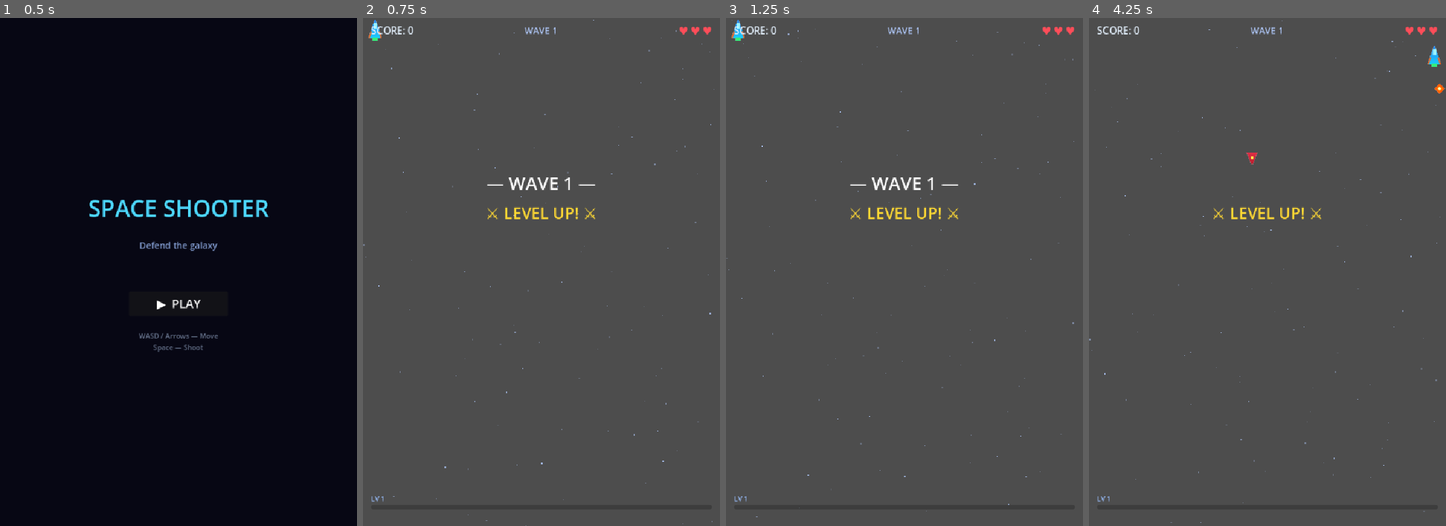
Above: before the commit, frames 1-4 (left to right).
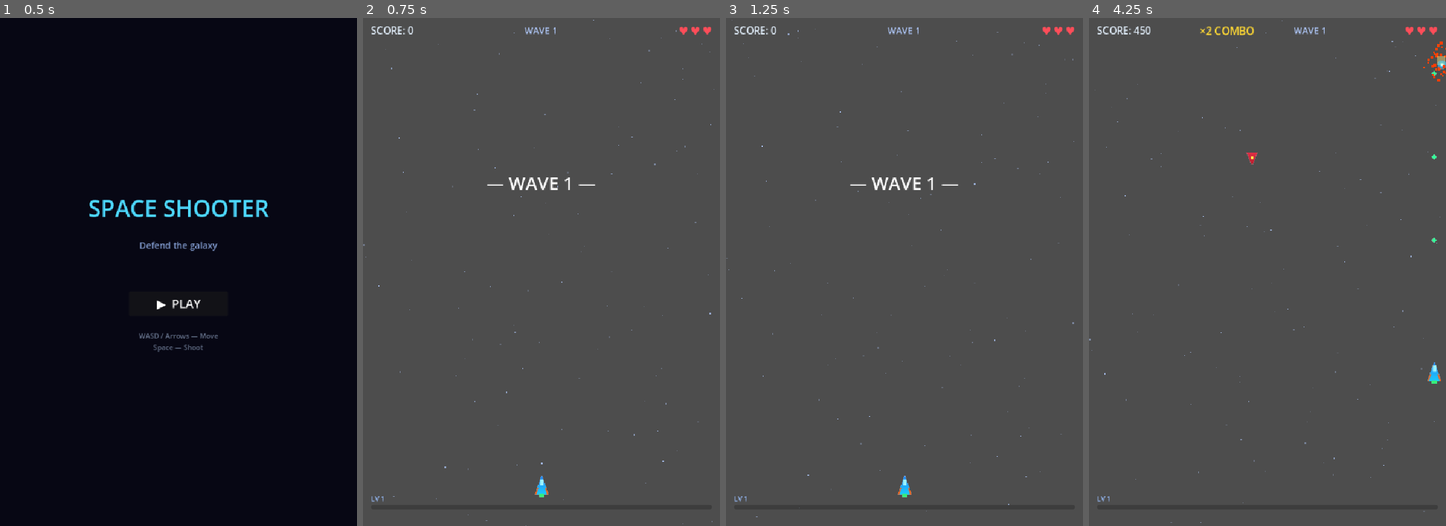
Above: after the commit, the same moments.

Repository: DiscM/Farinuff-Flight
Game: Godot game, scene res://ui/main_menu.tscn
Same seed, same stepped clock (60 frames per second), same inputs: the game is played once before the commit and once after it.
Inputs:
- Up to frame 1 (0.5 s): no input
- Up to frame 2 (0.75 s): click "▶ PLAY" at 0.5 s
- Up to frame 3 (1.25 s): no input
- Up to frame 4 (4.25 s): hold D (move_right) 1.28-2.03 s; hold Space (shoot) 1.28-2.03 s; hold S (move_down) 2.03-2.78 s; tap Space (shoot) at 2.1, 3.6 s; hold D (move_right) 2.78-3.53 s; hold Space (shoot) 2.78-3.53 s; hold W (move_up) from 3.53 s (still down)

Frame 1 is identical in both runs. In frame 2, 0.5% of the frame differs, in the area x 1-66%, y 0-95%; in frame 3, 0.5%; in frame 4, 1.0%, in the area x 12-100%, y 1-72%.
Error before the commit: Parse Error: Unrecognized annotation: "@warning_ignore_all". (res://autoloads/signal_bus.gd:4)

Commit message:
Bug Fixes
Signal Issues got muted

Diff:
--- a/autoloads/signal_bus.gd
+++ b/autoloads/signal_bus.gd
@@ -1,41 +1,59 @@
 extends Node
 ## Central signal bus for decoupled communication between game systems.
-# Signals are connected/emitted externally — suppress false-positive unused_signal warnings.
-@warning_ignore_all("unused_signal")
+## Signals are connected/emitted externally — @warning_ignore suppresses false positives.
 
 # Enemy signals
+@warning_ignore("unused_signal")
 signal enemy_killed(points: int, position: Vector2)
+@warning_ignore("unused_signal")
 signal all_enemies_cleared
 
 # Player signals
+@warning_ignore("unused_signal")
 signal player_hit
+@warning_ignore("unused_signal")
 signal player_died
 
 # Power-up signals
+@warning_ignore("unused_signal")
 signal power_up_collected(type: int, position: Vector2)
+@warning_ignore("unused_signal")
 signal xp_orb_collected(xp_value: int)
 
 # Boss signals
+@warning_ignore("unused_signal")
 signal boss_spawned(health: int, max_health: int)
+@warning_ignore("unused_signal")
 signal boss_health_changed(health: int)
+@warning_ignore("unused_signal")
 signal boss_died(points: int)
 
 # Wave signals
+@warning_ignore("unused_signal")
 signal wave_started(wave_number: int)
+@warning_ignore("unused_signal")
 signal wave_cleared(wave_number: int)
 
 # Score signals
+@warning_ignore("unused_signal")
 signal score_changed(new_score: int)
+@warning_ignore("unused_signal")
 signal combo_changed(new_combo: int)
+@warning_ignore("unused_signal")
 signal lives_changed(new_lives: int)
 
 # RPG / Level-up signals
+@warning_ignore("unused_signal")
 signal xp_changed(current_xp: int, xp_to_next: int)
+@warning_ignore("unused_signal")
 signal level_up(new_level: int)
 
 # Effects
+@warning_ignore("unused_signal")
 signal screen_shake(intensity: float, duration: float)
 
 # Game state
+@warning_ignore("unused_signal")
 signal game_over(final_score: int)
+@warning_ignore("unused_signal")
 signal game_restarted
--- a/entities/enemies/boss_enemy.gd
+++ b/entities/enemies/boss_enemy.gd
@@ -104,8 +104,7 @@
 		for i in range(5):
 			var angle := (TAU / 5.0) * i + (TAU / 3.0) * burst
 			var dir := Vector2(cos(angle), sin(angle))
-			var bullet := _spawn_bullet(dir, 260.0, true)
-			# Slight delay per burst handled by staggering in angle only
+			_spawn_bullet(dir, 260.0)
 
 func _spawn_bullet(dir: Vector2, spd: float, _deferred: bool = false) -> Area2D:
 	var bullet: Area2D = ENEMY_BULLET_SCENE.instantiate()
